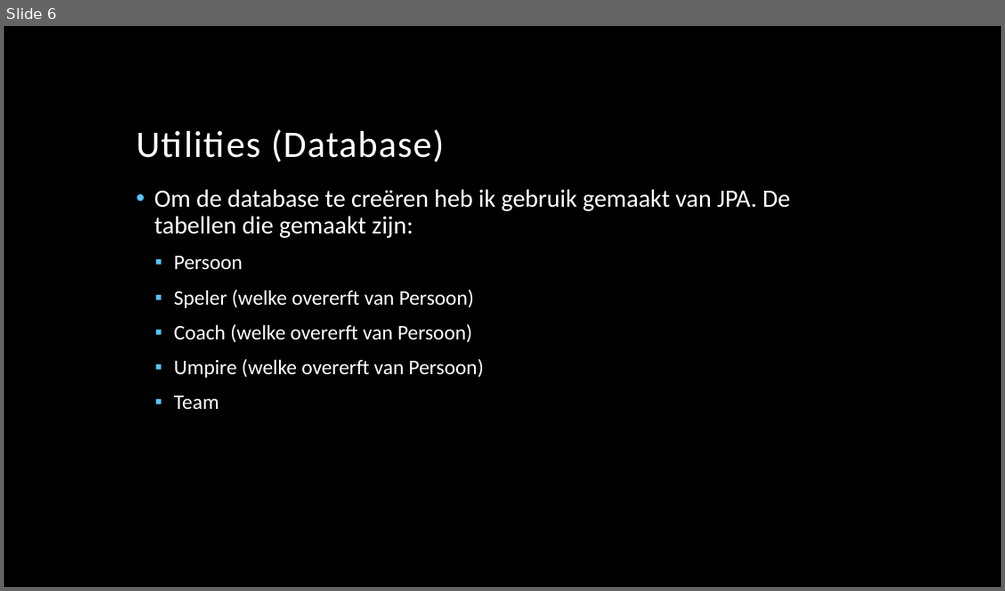
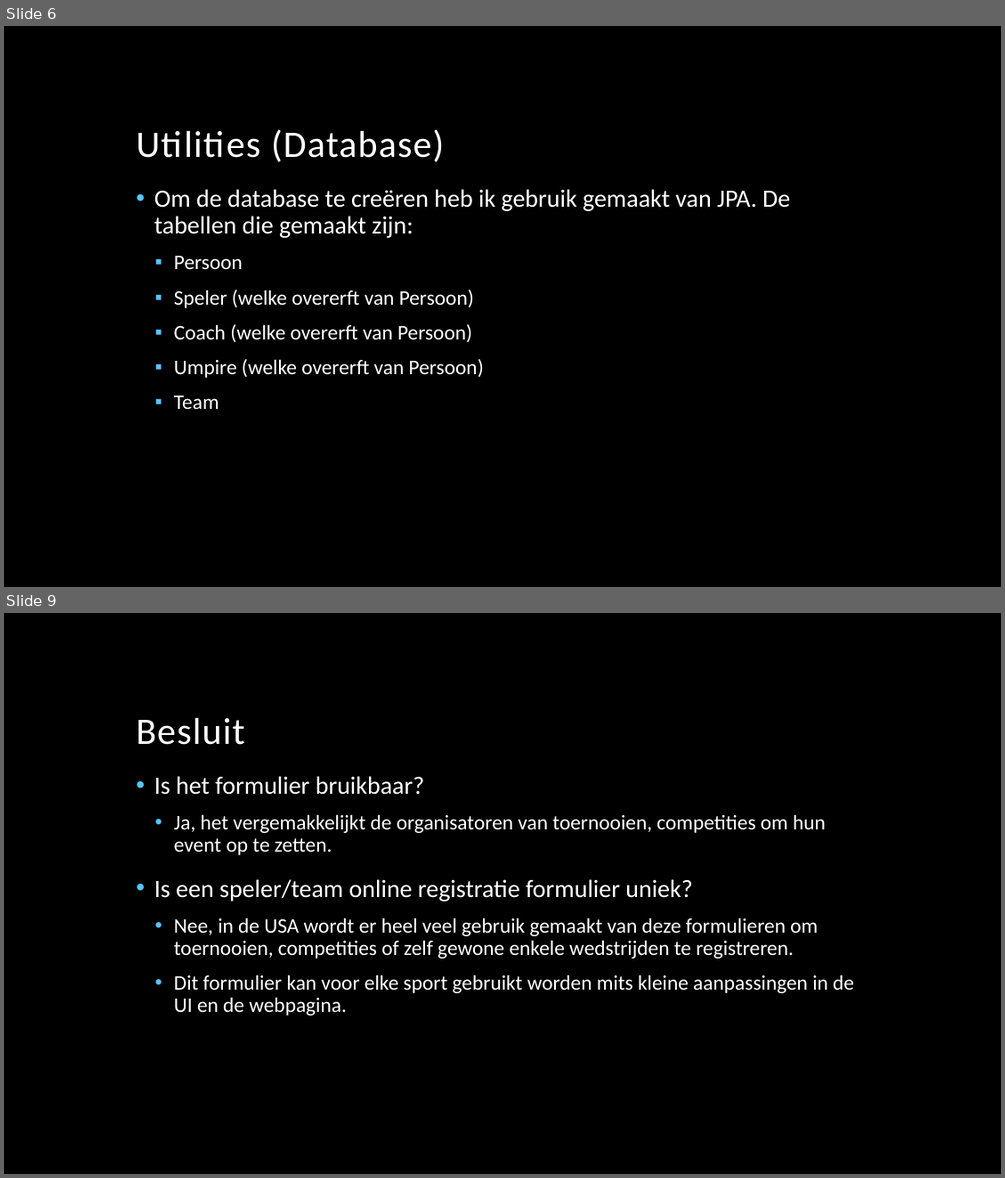
Before and after one commit to Ragabash/ProjectLax, a slide deck: Project Lax.pptx. Shown one above the other, each under a label of ours: slide 6 before the commit, slides 6 and 9 after it; the slides between them are not shown. The pictures are 1005x591 and 1005x1178 pixels, drawn with LibreOffice and Linux fonts; fonts in the diff are those of the drawing; background and template pictures are left out. Boxes give left, top, right and bottom in pixels: in the first picture for what was removed or moved away, otherwise in the second. Text is boxed around its words. In the diff, an @@ line names an element or a change of style, - is before the commit and + after.

```diff
--- a/Project Lax.pptx
+++ b/Project Lax.pptx
@@ slide 9 added at (4, 613, 1001, 1174), background picture (left out) @@
@@ title added at (136, 718, 244, 745), 36 pt, text #FFFFFF @@
+Besluit
@@ text added at (154, 776, 854, 1015), 20 pt, text #FFFFFF @@
+• Is het formulier bruikbaar?
+  • Ja, het vergemakkelijkt de organisatoren van toernooien, competities om hun event op te zetten.
+• Is een speler/team online registratie formulier uniek?
+  • Nee, in de USA wordt er heel veel gebruik gemaakt van deze formulieren om toernooien, competities of zelf gewone enkele wedstrijden te registreren.
+  • Dit formulier kan voor elke sport gebruikt worden mits kleine aanpassingen in de UI en de webpagina.
```
Also in this commit, not shown: 2 slides changed, 2 other slides added, 3 slides removed, 1 other file.
